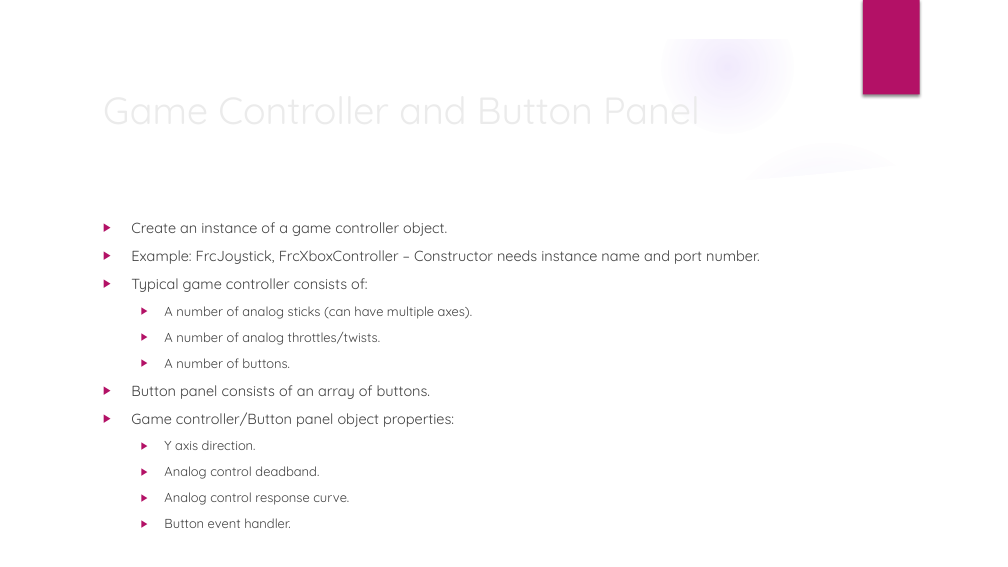
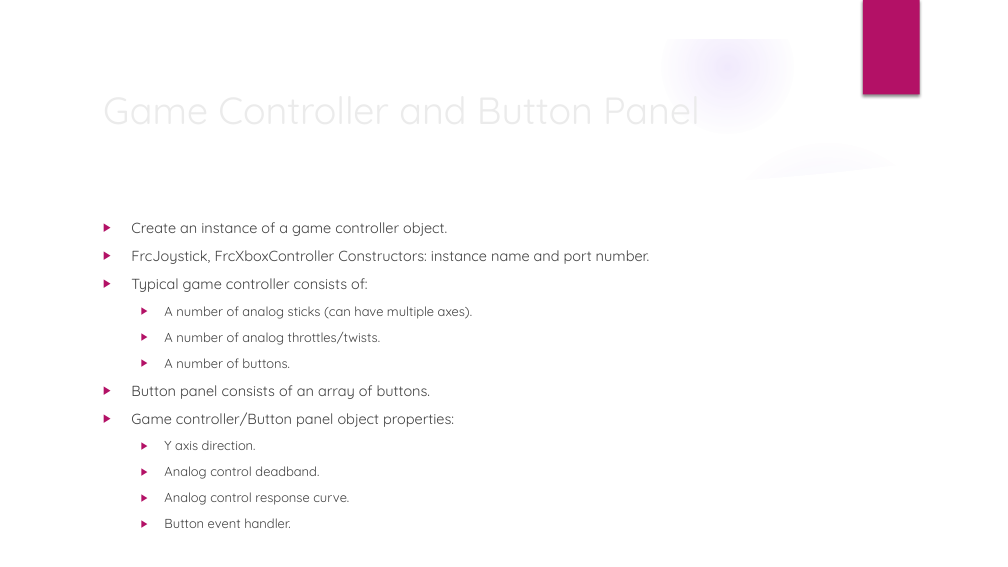
Before and after one commit to trc492/FrcProgrammingClass, a slide deck: slide 4 of Lesson3/AdvancedRoboticsLesson3.pptx. Drawn at 1008x567 pixels with LibreOffice and Linux fonts; fonts in the diff are those of the drawing; background and template pictures are left out. Boxes give left, top, right and bottom in pixels: in the first picture for what was removed or moved away, otherwise in the second. Text is boxed around its words. In the diff, an @@ line names an element or a change of style, - is before the commit and + after.

```diff
--- a/Lesson3/AdvancedRoboticsLesson3.pptx
+++ b/Lesson3/AdvancedRoboticsLesson3.pptx
@@ text at [131,250,650,264]: text changed @@
-▶ Example: FrcJoystick, FrcXboxController – Constructor needs instance name and port number.
+▶ FrcJoystick, FrcXboxController Constructors: instance name and port number.
```
Also in this commit, not shown: 2 other slides changed, 3 other files.
